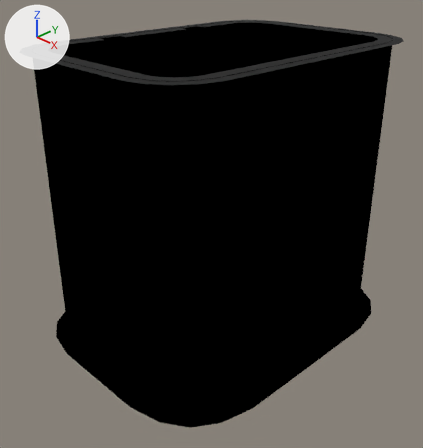
Before and after pictures for a commit that changed the Blender file Models/HabTechProps/htProps_HatchDoor.blend.
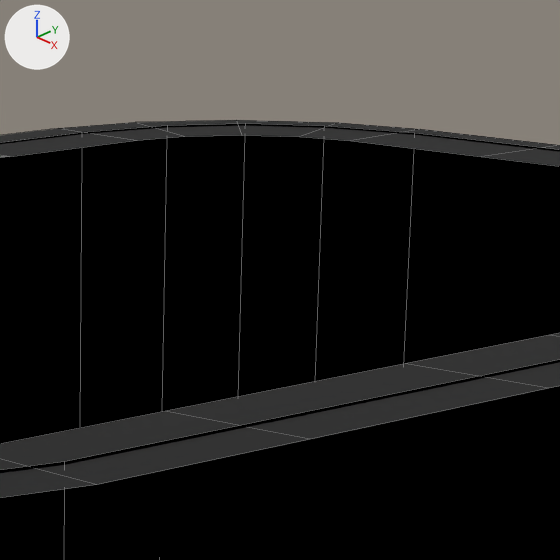
Each version is shown whole from a 50 mm camera at (1.34, -1.344, 0.288) aimed at (0.016, -0.058, -0.603), then close up on the part from 49% to 72% of the width and 0% to 21% of the height. Arrows for +X, +Y and +Z are at upper left; the lights stay in place. The close-ups show mesh edges as thin lines.

Objects in the first close-up: 'frame', 'tube'.
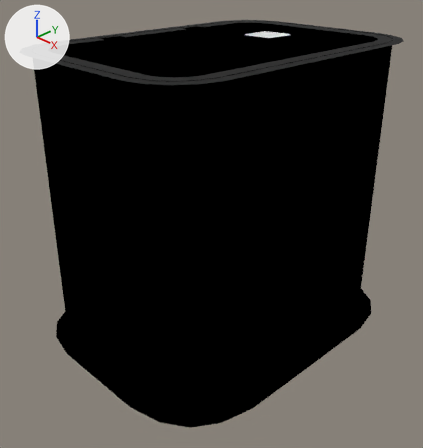
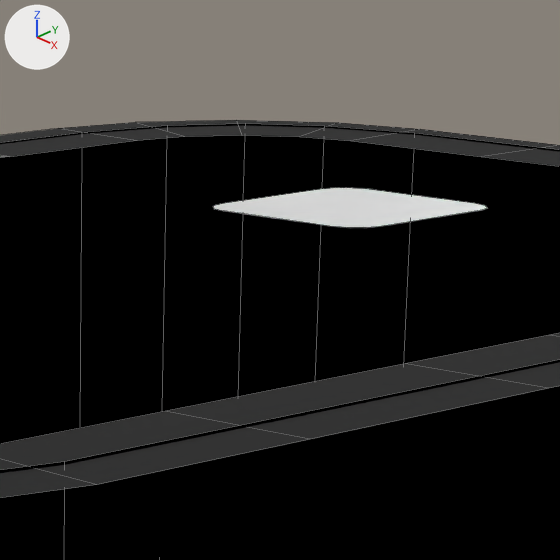
Location of each change, [x1, y1, x2, y2] in pixels of the close-ups (560 x 560 px):
'window', added: after [213, 188, 487, 228]

Diff of the bpy script that builds the scene:
```diff
--- a/Models/HabTechProps/htProps_HatchDoor.blend.py
+++ b/Models/HabTechProps/htProps_HatchDoor.blend.py
@@ mat_material @@
+mat_material = principled_material('Material')
+mat_material.base_color = (0.8, 0.8, 0.8)  # white #e7e7e7
@@ me_doorhatch_001 @@
+me_doorhatch_001.from_pydata([(0.0512, 0.0033, -0.2935), (0.0408, 0.0033, -0.2963), (0.0, 0.0033, -0.2963), (0.0588, 0.0033, -0.2859), (-0.0408, 0.0033, -0.2963), (-0.0512, 0.0033, -0.2935), (-0.0588, 0.0033, -0.2859), (0.0615, 0.0033, -0.2755), (0.0615, 0.0033, -0.2314), (-0.0615, 0.0033, -0.2755), (-0.0615, 0.0033, -0.2314), (0.0615, 0.0033, -0.1872), (0.0588, 0.0033, -0.1768), (0.0512, 0.0033, -0.1692), (-0.0615, 0.0033, -0.1872), (-0.0588, 0.0033, -0.1768), (-0.0512, 0.0033, -0.1692), (0.0408, 0.0033, -0.1665), (0.0, 0.0033, -0.1665), (-0.0408, 0.0033, -0.1665)], [], [(8, 7, 3, 0, 1, 2, 4, 5, 6, 9, 10, 14, 15, 16, 19, 18, 17, 13, 12, 11)])
+me_doorhatch_001.materials.append(mat_material)  # white #e7e7e7
@@ ob_window @@
+ob_window = bpy.data.objects.new('window', me_doorhatch_001)
+ob_window.parent = ob_freeiva_htprops_hatchdoor
+ob_window.location = (0.0, 0.0, 0.0)
+ob_window.rotation_euler = (1.571, 0.0, 0.0)  # degrees (90, 0, 0)
+ob_window.scale = (0.958, 1.0, 0.951)
```
